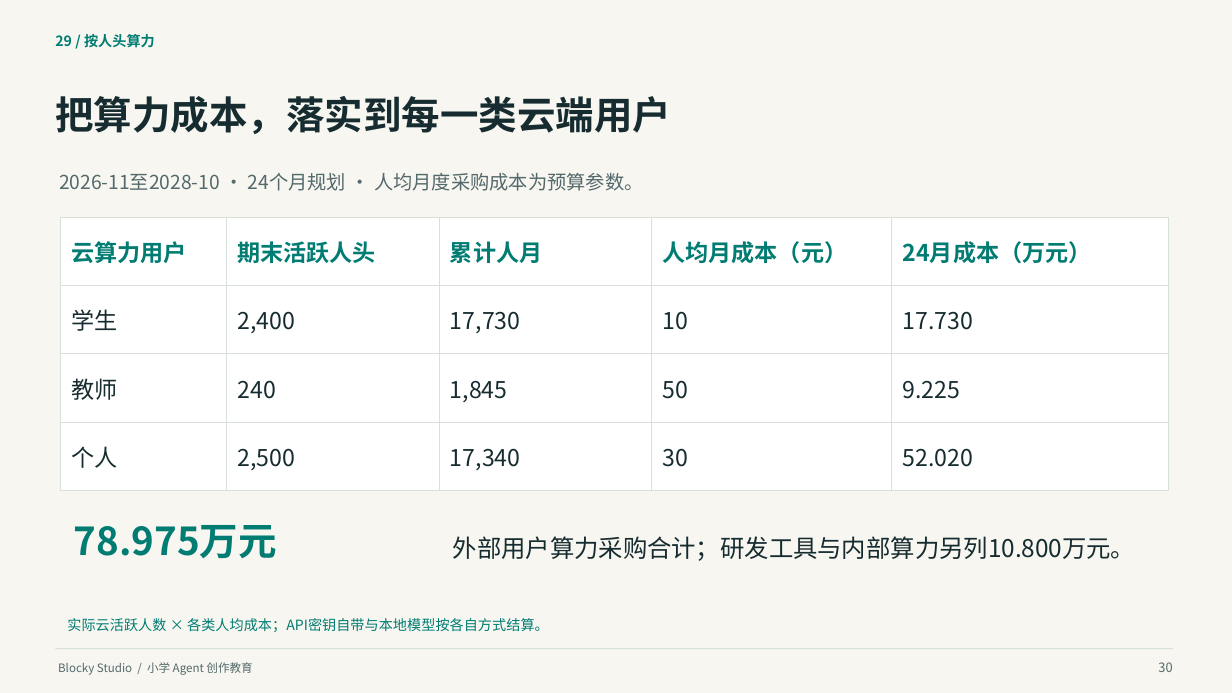
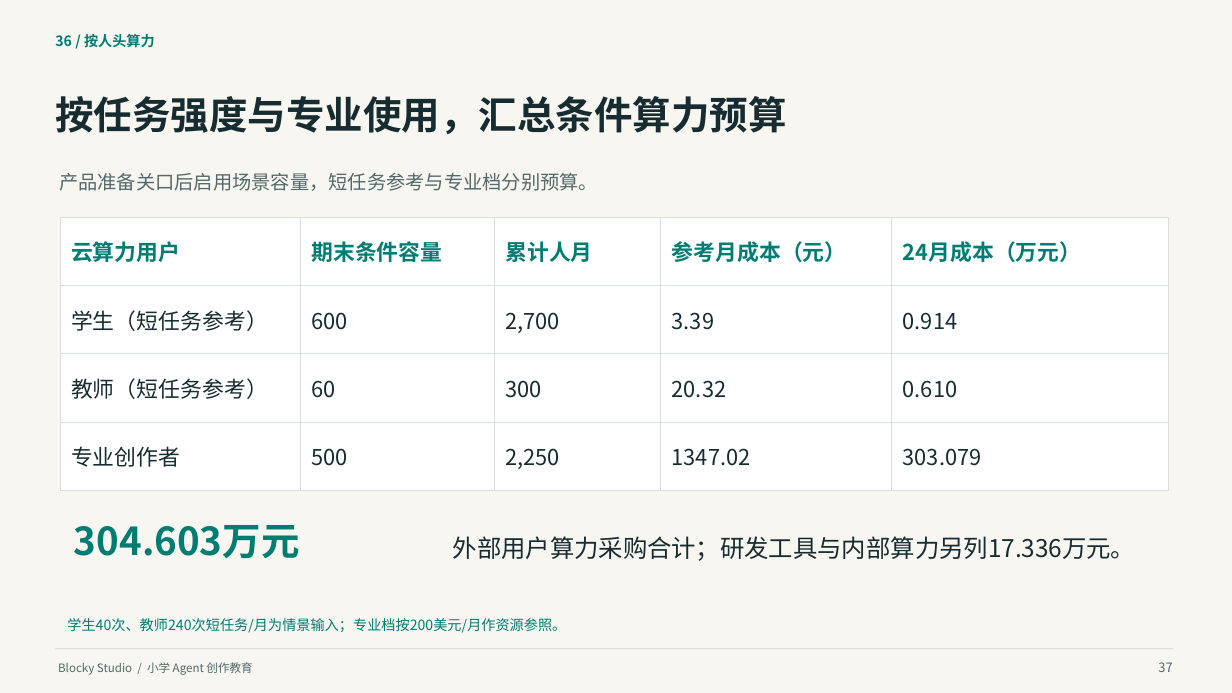
Before and after one commit to q2955161835-debug/Blocky-AI, a slide deck: slide 37 of doc/交付/2026-10-03-答辩与商业计划书/Blocky-Studio-小学Agent创作教育-2026-10-03.pptx (slide 30 before the commit). Drawn at 1232x693 pixels with LibreOffice and Linux fonts; fonts in the diff are those of the drawing. Boxes give left, top, right and bottom in pixels: in the first picture for what was removed or moved away, otherwise in the second. Text is boxed around its words. In the diff, an @@ line names an element or a change of style, - is before the commit and + after.

```diff
--- a/doc/交付/2026-10-03-答辩与商业计划书/Blocky-Studio-小学Agent创作教育-2026-10-03.pptx
+++ b/doc/交付/2026-10-03-答辩与商业计划书/Blocky-Studio-小学Agent创作教育-2026-10-03.pptx
@@ text at (55,34,155,48): text changed @@
-29 / 按人头算力
+36 / 按人头算力
@@ text at (55,96,786,134): text changed @@
-把算力成本，落实到每一类云端用户
+按任务强度与专业使用，汇总条件算力预算
@@ text at (59,173,598,191): text changed @@
-2026-11至2028-10 · 24个月规划 · 人均月度采购成本为预算参数。
+产品准备关口后启用场景容量，短任务参考与专业档分别预算。
@@ table at (60,217,1169,473) @@
-row 1, column 2: 期末活跃人头
+row 1, column 2: 期末条件容量
-row 1, column 4: 人均月成本（元）
+row 1, column 4: 参考月成本（元）
-row 2: 学生 | 2,400 | 17,730 | 10 | 17.730
+row 2: 学生（短任务参考） | 600 | 2,700 | 3.39 | 0.914
-row 3: 教师 | 240 | 1,845 | 50 | 9.225
+row 3: 教师（短任务参考） | 60 | 300 | 20.32 | 0.610
-row 4: 个人 | 2,500 | 17,340 | 30 | 52.020
+row 4: 专业创作者 | 500 | 2,250 | 1347.02 | 303.079
@@ size 18 to 17 pt in "云算力用户", "累计人月", "24月成本（万元）" @@
@@ text at (74,525,300,558): text changed @@
-78.975万元
+304.603万元
@@ text at (453,536,1136,561): text changed @@
-外部用户算力采购合计；研发工具与内部算力另列10.800万元。
+外部用户算力采购合计；研发工具与内部算力另列17.336万元。
@@ text at (67,618,566,633): text changed @@
-实际云活跃人数 × 各类人均成本；API密钥自带与本地模型按各自方式结算。
+学生40次、教师240次短任务/月为情景输入；专业档按200美元/月作资源参照。
@@ text at (1158,662,1172,672): text changed @@
-30
+37
```
Also in this commit, not shown: 34 other slides changed, 9 slides added, 1 slide removed, 52 other files.
